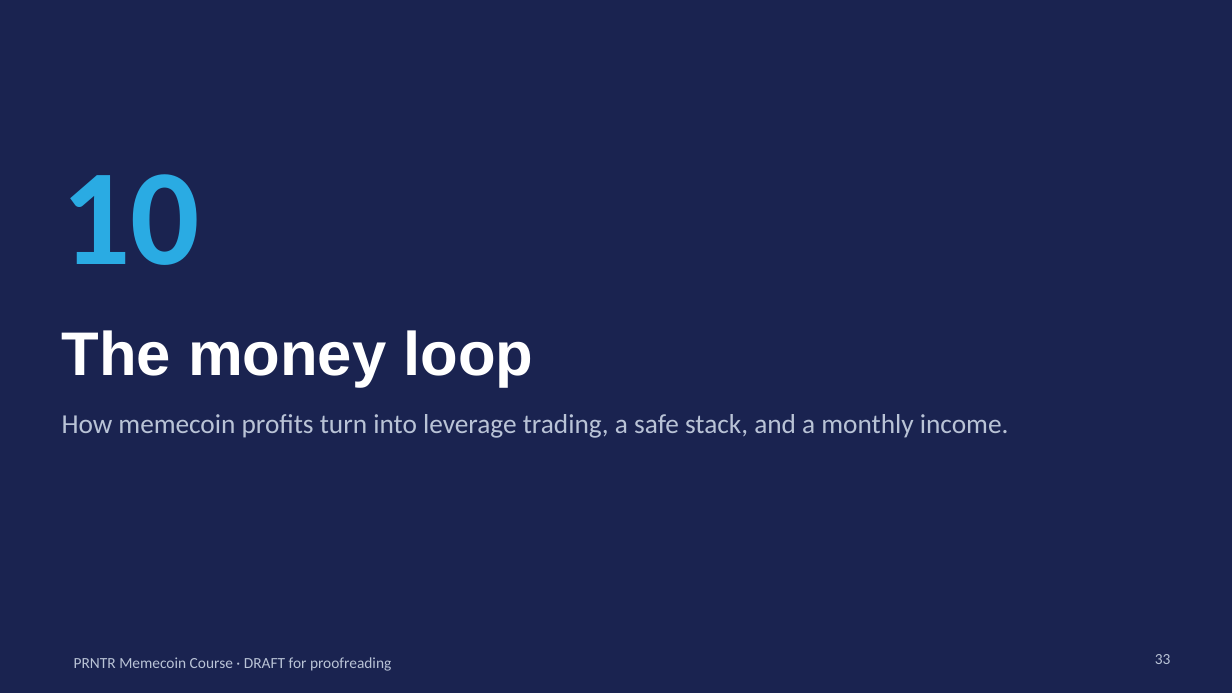
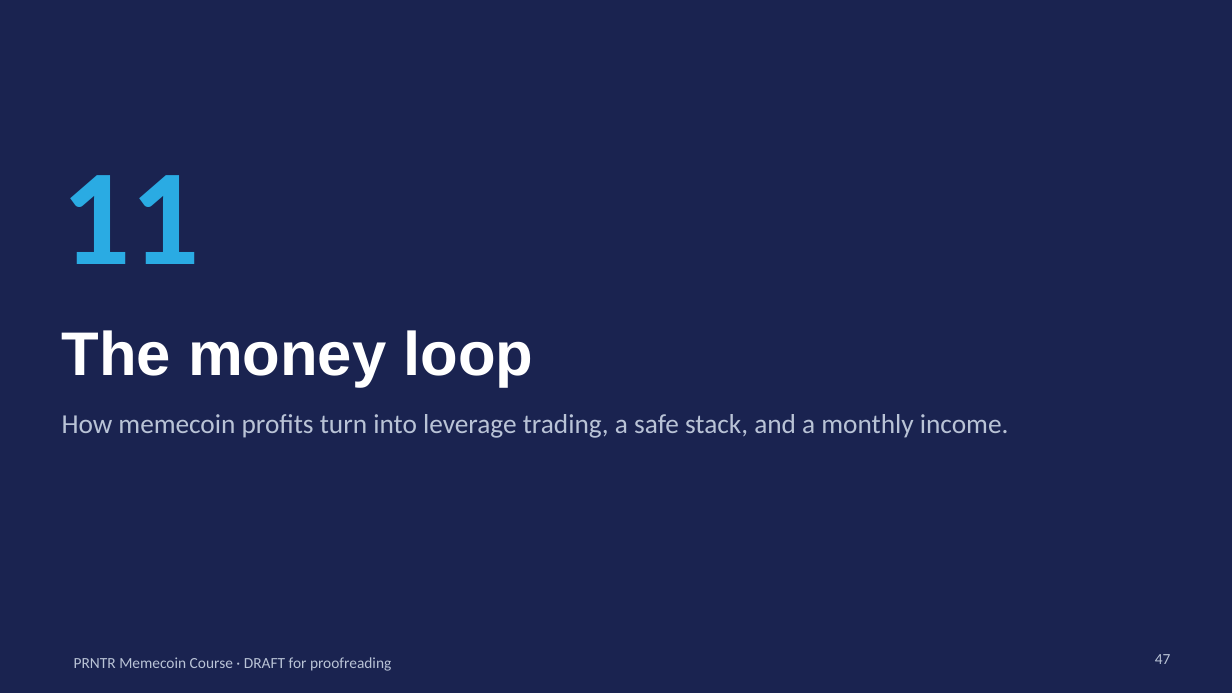
Before and after one commit to dropshippingpharmacist/SDFSDFSFDS, a slide deck: slide 47 of business_course/memecoin_course/PRNTR_Memecoin_Course_DRAFT.pptx (slide 33 before the commit). Drawn at 1232x693 pixels with LibreOffice and Linux fonts; fonts in the diff are those of the drawing. Boxes give left, top, right and bottom in pixels: in the first picture for what was removed or moved away, otherwise in the second. Text is boxed around its words. In the diff, an @@ line names an element or a change of style, - is before the commit and + after.

```diff
--- a/business_course/memecoin_course/PRNTR_Memecoin_Course_DRAFT.pptx
+++ b/business_course/memecoin_course/PRNTR_Memecoin_Course_DRAFT.pptx
@@ text at [62,175,201,264]: text changed @@
-10
+11
@@ page number at [1155,654,1171,664]: text changed @@
-33
+47
```
Also in this commit, not shown: 22 other slides changed, 14 slides added, 4 other files.
